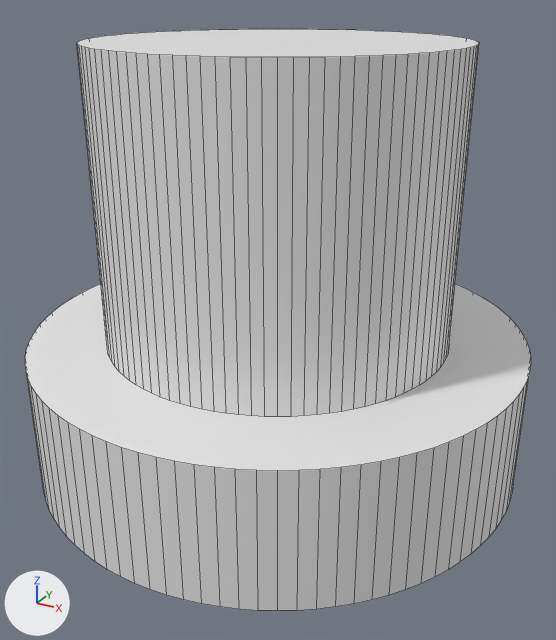
The Blender file rabbit ears corkscrew bushing.blend as it was, and as the next commit left it.
Before and after are seen from a 50 mm camera at (13.6, -24.8, 18.1) aimed at (0.4, -0.8, 6.1). The axes (+X, +Y, +Z) are drawn at lower left. The lights are the same throughout. Mesh edges are drawn as thin lines.
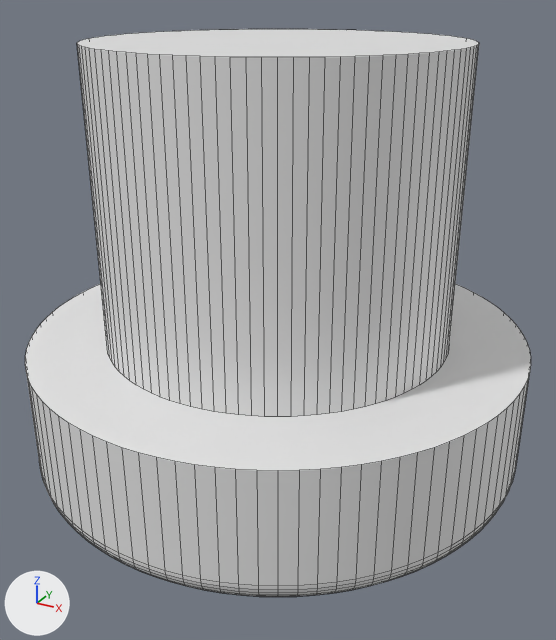
Commit message: cylinder bevel

What differs and where, as boxes [x1, y1, x2, y2] in the pictures (556 x 640 px):
'Cylinder.001', modifiers changed
    before: [25, 284, 531, 611]
    after: [25, 284, 531, 597]

The change in detail:
Object 'Cylinder.001' (ob_cylinder_001) gains a BEVEL modifier named 'Bevel'.
Modifier setting: width = 1.0.
Modifier setting: width_pct = 1.0.
Modifier setting: segments = 10.
Modifier setting: limit_method = 'VGROUP'.
Modifier setting: vertex_group = 'Group'.
Modifier setting: use_clamp_overlap = False.
Modifier setting: spread = 0.0.
